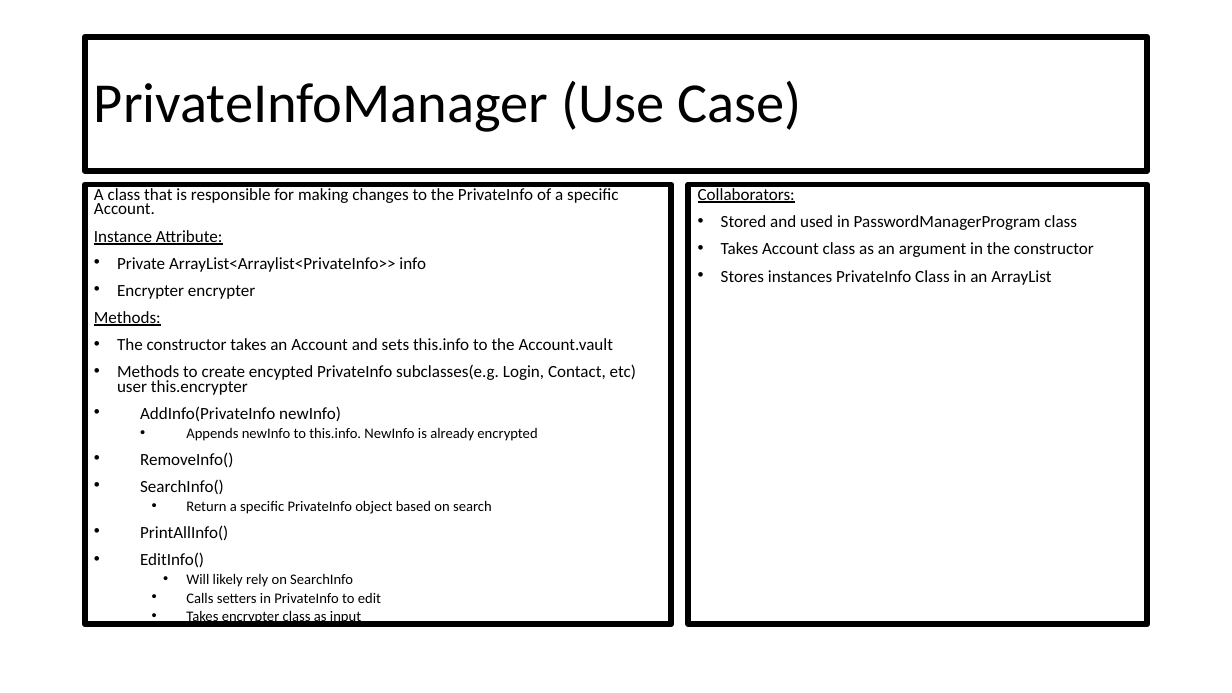
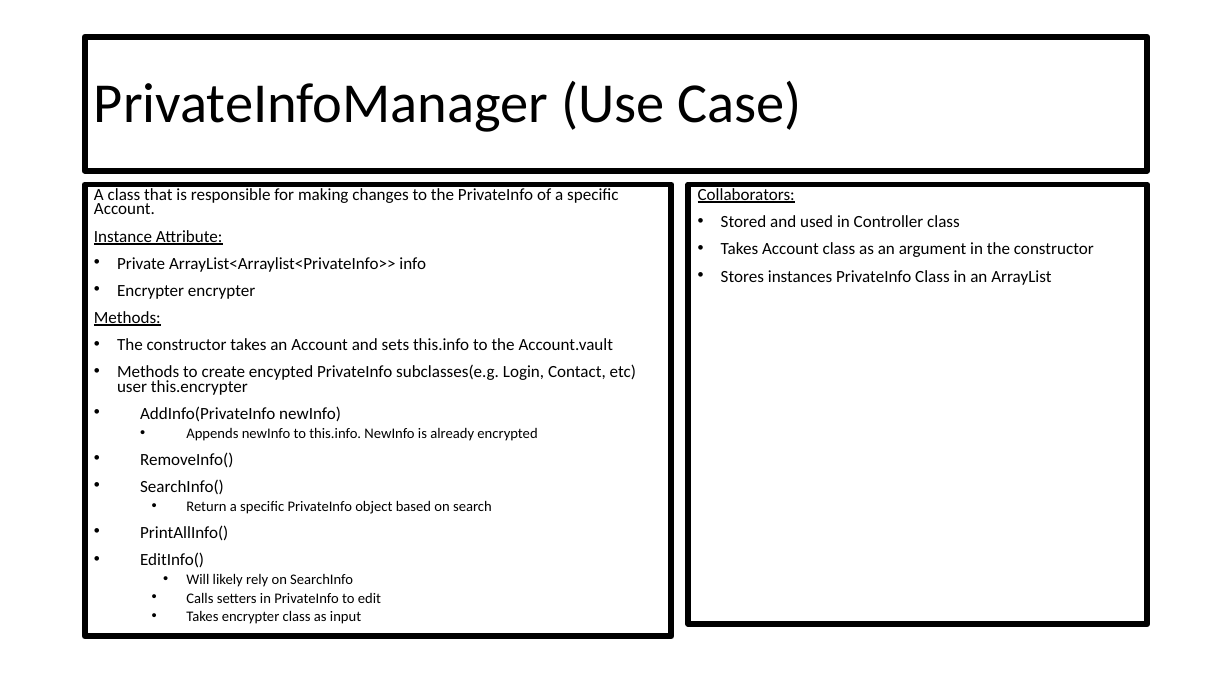
Before and after one commit to CSC207-UofT/course-project-group-020, a slide deck: slide 9 of phase0/CRC Cards.pptx (slide 5 before the commit). Drawn at 1232x693 pixels with LibreOffice and Linux fonts; fonts in the diff are those of the drawing. Boxes give left, top, right and bottom in pixels: in the first picture for what was removed or moved away, otherwise in the second. Text is boxed around its words. In the diff, an @@ line names an element or a change of style, - is before the commit and + after.

Commit message:
Reorganized CRC cards to better follow Clean architecture -- added Controller class

```diff
--- a/phase0/CRC Cards.pptx
+++ b/phase0/CRC Cards.pptx
@@ text "A class that is responsible ...": place and size @@
-text "A class that is responsible ..." at <box>85,185,672,625</box>
+text "A class that is responsible ..." at <box>85,185,672,637</box>
@@ text at <box>721,215,960,227</box>: text changed @@
-• Stored and used in PasswordManagerProgram class
+• Stored and used in Controller class
```
Also in this commit, not shown: 8 other slides changed, 1 slide added.
